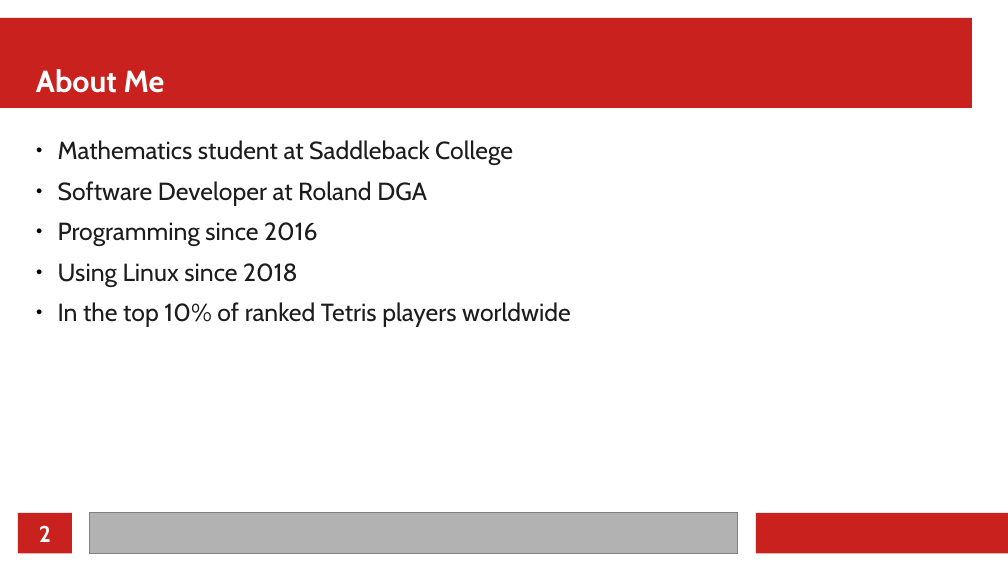
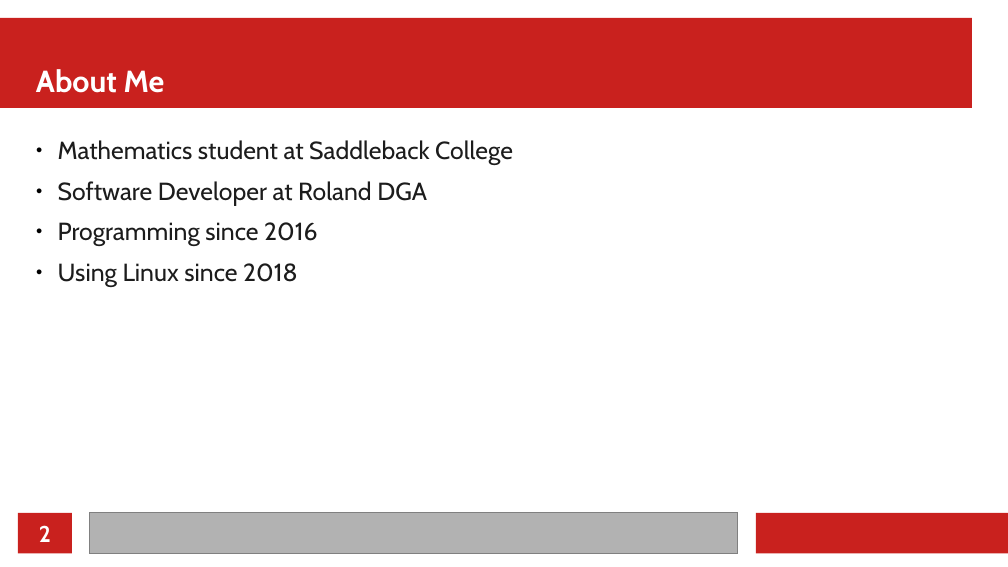
Before and after one commit to MarkusG/UCI-Slides, a slide deck: slide 2 of CLI.odp. Drawn at 1008x567 pixels with LibreOffice and Linux fonts; fonts in the diff are those of the drawing. Boxes give left, top, right and bottom in pixels: in the first picture for what was removed or moved away, otherwise in the second. Text is boxed around its words. In the diff, an @@ line names an element or a change of style, - is before the commit and + after.

```diff
--- a/CLI.odp
+++ b/CLI.odp
@@ text at [58, 302, 571, 327]: paragraph removed @@
-● In the top 10% of ranked Tetris players worldwide
```
Also in this commit, not shown: 3 other files.
